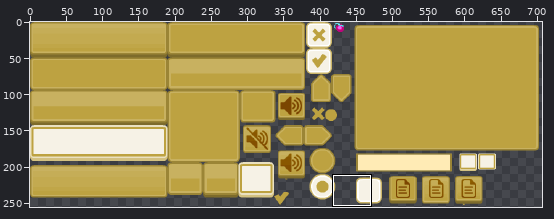
Sprite sheet, stored at Dev_class5_handout/Game/gui/yellowSheet.png. Above: a wide view before the commit, with the close-up outlined.
Close-up. Before the commit:
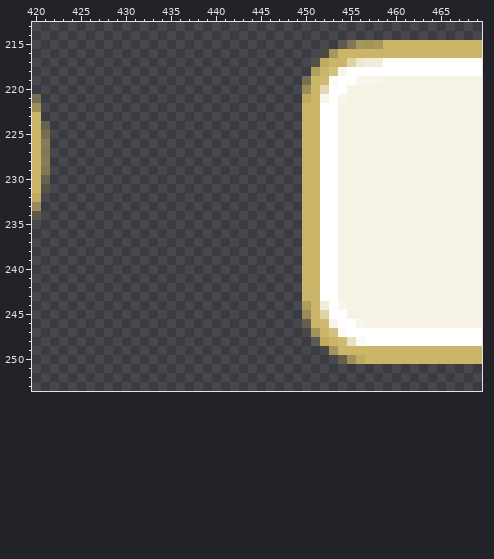
The file is 811x256 pixels. Pixels under 10% opacity are left out. Colours within 5 levels of each other are drawn and written as one. Shown: x 420..469, y 213..253. The wide view leaves out empty margins. The commit also changed other parts of the picture, which this record leaves out.
New version:
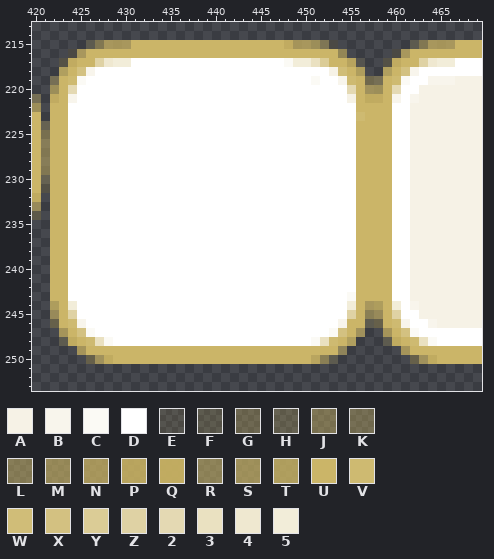
Palette (. is transparent): A #f6f2e6  B #f8f5ec  C #fbfaf5  D #ffffff  E #c4ab541f  F #c5ad562f  G #c7b05c4f  H #c7b05d3f  J #c8b15f6f  K #c8b1605f  L #c9b2627f  M #c9b2629f  N #c9b262bf  P #c9b262df  Q #c9b262ef  R #c9b3638f  S #c9b363af  T #c9b363cf  U #cbb568  V #ceba71  W #d0bd78  X #d3c181  Y #dbcc96  Z #dfd2a4  2 #e4d9b3  3 #eae1c1  4 #efe8d0  5 #f2edd9
What changed:
y 215: x 426..466 ............................FLNNNUUUUUUUU -> FLNNNUUUUUUUUUUUUUUUUUQNNSJE........FLNNN
y 216: x 424..461 ............................ENUUUUUUUU -> ENUUUUUUUUUUUUUUUUUUUUUUUUUUUUM.....EN
y 217: x 423..452 ............................FQ -> FQUUZ455DDDDDDDDDDDDDDDDDC553Y; x 455..466 Z455DDDDDDDD -> PE..FQUUZ455
y 218: x 423..462 ............................TUXBDDDDDDDD -> TUXBDDDDDDDDDDDDDDDDDDDDDDDDDDAWUT..TUXB
y 219: x 422..466 ............................KUVCDDBBBAAAAAAAA -> KUVCDDDDDDDDDDDDDDDDDDDDDDDDDCDDBVUKKUVCDDBBB
y 220: x 422..452 ............................SU2 -> SU2DDDDDDDDDDDDDDDDDDDDDDDDDDDD; x 455..462 AAAAAAAA -> 2USSU2DD
y 221: x 422..452 ............................QUB -> QUBDDDDDDDDDDDDDDDDDDDDDDDDDDDD; x 454 B -> D; x 456..462 AAAAAAA -> UQQUBDB
y 222: x 422..451 ............................UU -> UUDDDDDDDDDDDDDDDDDDDDDDDDDDDD; x 454..461 AAAAAAAA -> DDUUUUDD
y 223: x 422..451 ............................UU -> UUDDDDDDDDDDDDDDDDDDDDDDDDDDDD; x 454..461 AAAAAAAA -> DDVUUUDD
y 224..242: x 422..451 ............................UU -> UUDDDDDDDDDDDDDDDDDDDDDDDDDDDD; x 454..461 AAAAAAAA -> DDUUUUDD
y 243: x 422..451 ............................UU -> UUDDDDDDDDDDDDDDDDDDDDDDDDDDDD; x 454..461 AAAAAAAA -> DCUUUUDD
y 244: x 422..452 ............................TU5 -> TU5DDDDDDDDDDDDDDDDDDDDDDDDDDDD; x 454..462 BAAAAAAAA -> D5UNTU5DB
y 245: x 422..452 ............................MUZ -> MUZDDDDDDDDDDDDDDDDDDDDDDDDDDDD; x 455..462 AAAAAAAA -> ZURMUZDD
y 246: x 422..464 ............................GUVBDDBAAAAAAAA -> GUVBDDDDDDDDDDDDDDDDDDDDDDDDDDDDBUUFGUVBDDB
y 247: x 423..462 ............................NUXCDDDDDDDD -> NUXCDDDDDDDDDDDDDDDDDDDDDDDDDDCXUS..NUXC
y 248: x 423..464 ............................FQUV3CDDDDDDDD -> FQUV3CDDDDDDDDDDDDDDDDDDDDDDC3VUT...FQUV3C
y 249: x 425..461 ............................NUUUUUUUU -> NUUUUUUUUUUUUUUUUUUUUUUUUUUUUR......N
y 250: x 426..464 ............................GSQUUUUUUUU -> GSQUUUUUUUUUUUUUUUUUUUUUUPRF........GSQ
Boxes around the changes in both close-ups, in picture pixels (x1, y1, x2, y2):
changed: (50, 40, 455, 364)
